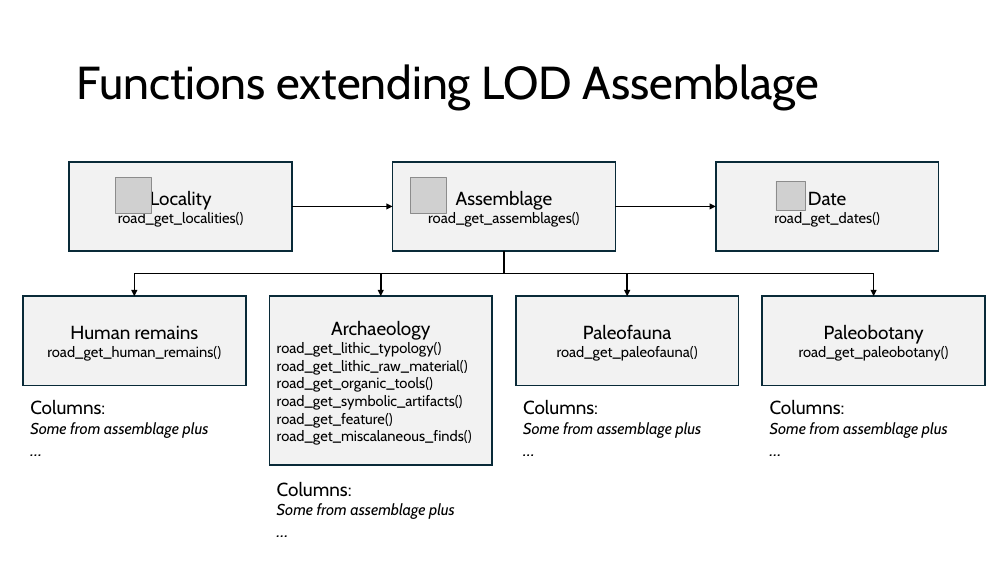
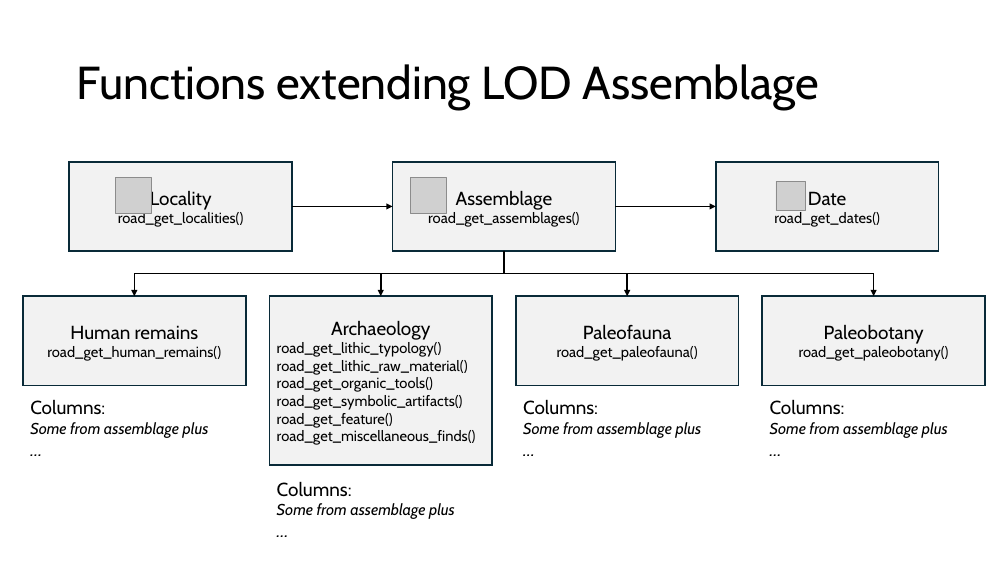
Before and after one commit to sommergeo/roadDB, a slide deck: slide 8 of docs/2024-12-02_Background.pptx. Drawn at 1008x567 pixels with LibreOffice and Linux fonts; fonts in the diff are those of the drawing; grey boxes stand for pictures. Boxes give left, top, right and bottom in pixels: in the first picture for what was removed or moved away, otherwise in the second. Text is boxed around its words. In the diff, an @@ line names an element or a change of style, - is before the commit and + after.

```diff
--- a/docs/2024-12-02_Background.pptx
+++ b/docs/2024-12-02_Background.pptx
@@ text in rectangle at <box>277,430,476,445</box>: text changed @@
-road_get_miscalaneous_finds()
+road_get_miscellaneous_finds()
```
